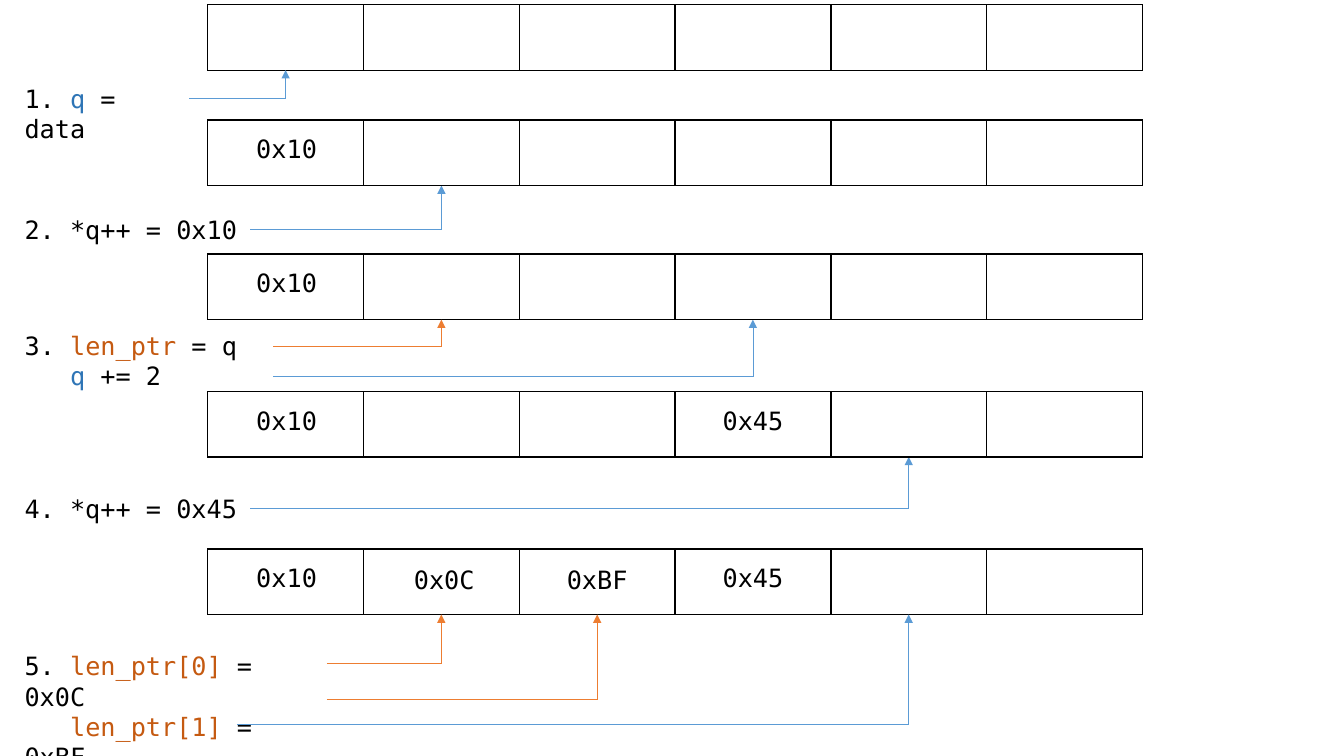
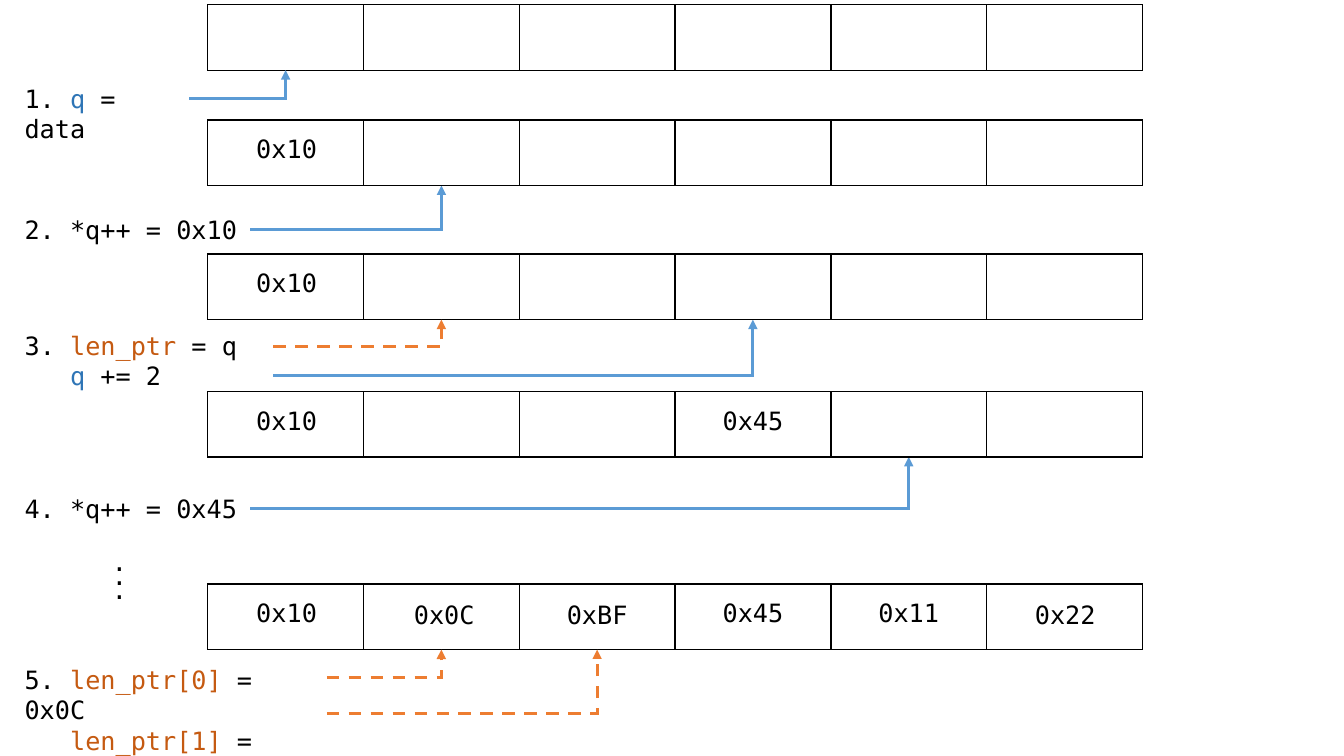
Before and after one commit to nasall2/TCC, a slide deck: slide 7 of relatorio/abntex2-modelos-1.9.2/figuras/diagramas.pptx. Drawn at 1344x756 pixels with LibreOffice and Linux fonts; fonts in the diff are those of the drawing. Boxes give left, top, right and bottom in pixels: in the first picture for what was removed or moved away, otherwise in the second. Text is boxed around its words. In the diff, an @@ line names an element or a change of style, - is before the commit and + after.

```diff
--- a/relatorio/abntex2-modelos-1.9.2/figuras/diagramas.pptx
+++ b/relatorio/abntex2-modelos-1.9.2/figuras/diagramas.pptx
@@ elbow arrow (190, 99) - (285, 71): stroke #5B9BD5 0.5 pt to #5B9BD5 2.25 pt @@
@@ elbow arrow (273, 376) - (753, 320): stroke #5B9BD5 0.5 pt to #5B9BD5 2.25 pt @@
@@ elbow arrow (273, 347) - (442, 320): stroke #ED7D31 0.5 pt to #ED7D31 2.25 pt dashed @@
@@ elbow arrow (250, 509) - (909, 457): stroke #5B9BD5 0.5 pt to #5B9BD5 2.25 pt @@
@@ text added at [102,558,135,610], 18 pt, text #000000 @@
+.
+.
+.
@@ 6 rectangles, 4 texts: place and size @@
-6 rectangles, 4 texts at [208,548,1143,614]
+6 rectangles, 4 texts at [208,584,1143,649]
@@ elbow arrow removed from (238, 725) to (909, 615) @@
@@ text added at [878,603,939,623], 18 pt, text #000000 @@
+0x11
@@ text added at [1035,605,1096,625], 18 pt, text #000000 @@
+0x22
@@ text "5. len_ptr[0] = 0x0C": place and size @@
-text "5. len_ptr[0] = 0x0C" at [25,655,222,742]
+text "5. len_ptr[0] = 0x0C" at [25,669,222,756]
@@ elbow arrow moved from (327, 700) - (597, 615) to (327, 714) - (597, 649) @@
@@ elbow arrow (327, 714) - (597, 649): stroke #ED7D31 0.5 pt to #ED7D31 2.25 pt dashed @@
@@ elbow arrow moved from (327, 664) - (442, 615) to (327, 678) - (442, 649) @@
@@ elbow arrow (327, 678) - (442, 649): stroke #ED7D31 0.5 pt to #ED7D31 2.25 pt dashed @@
```
Also in this commit, not shown: 1 other slide changed, 17 other files.
